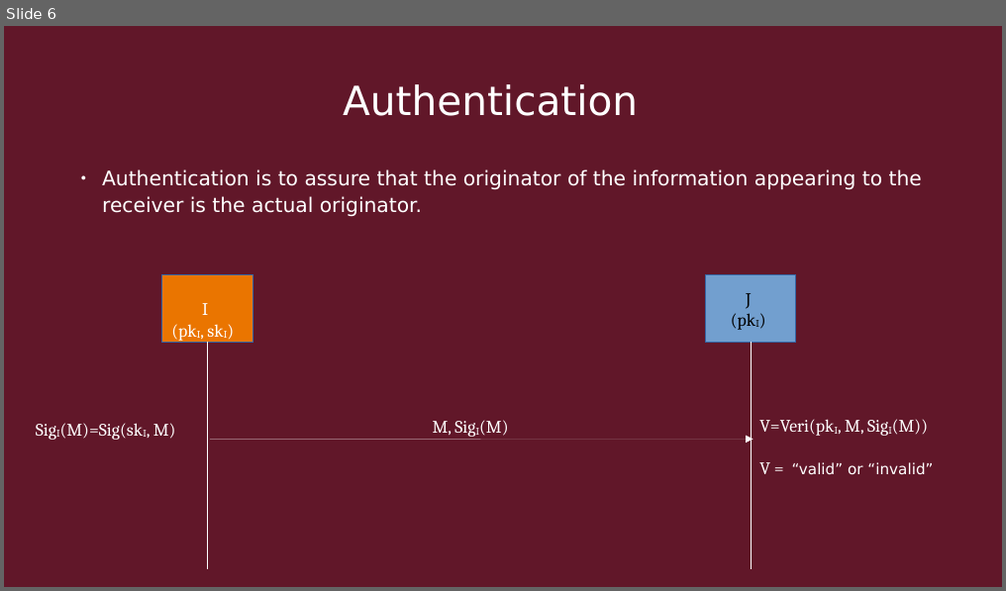
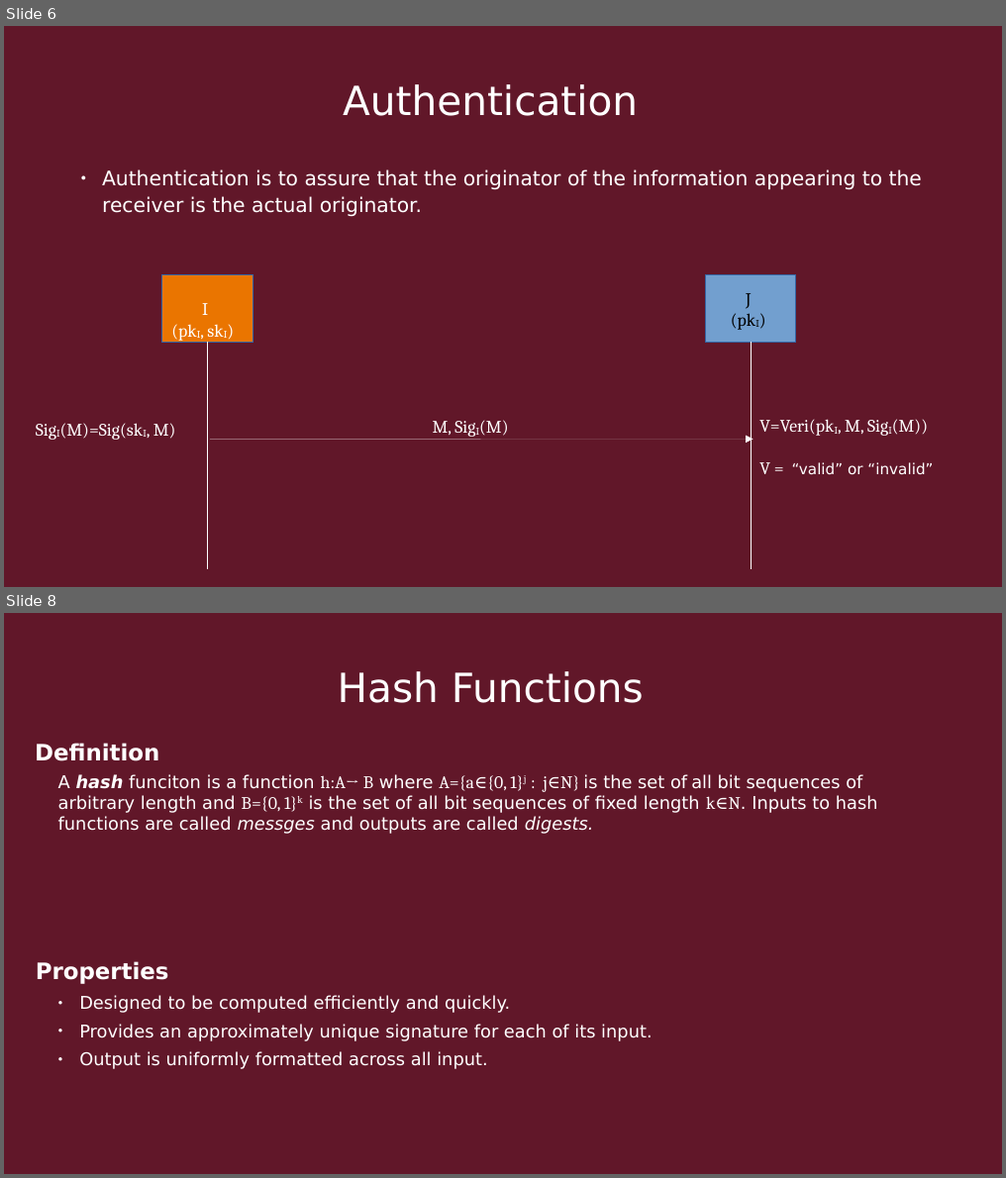
Before and after one commit to Quin-Darcy/seccom, a slide deck: presentation/cryptography_and_network_protocols.odp. Shown one above the other, each under a label of ours: slide 6 before the commit, slides 6 and 8 after it; the slides between them are not shown. The pictures are 1006x591 and 1006x1178 pixels, drawn with LibreOffice and Linux fonts; fonts in the diff are those of the drawing. Boxes give left, top, right and bottom in pixels: in the first picture for what was removed or moved away, otherwise in the second. Text is boxed around its words. In the diff, an @@ line names an element or a change of style, - is before the commit and + after.

```diff
--- a/presentation/cryptography_and_network_protocols.odp
+++ b/presentation/cryptography_and_network_protocols.odp
@@ slide 8 added at (x1=4, y1=613, x2=1002, y2=1174), background #611729 @@
@@ text added at (x1=338, y1=671, x2=644, y2=703), 32 pt, text #FFFFFF @@
+Hash Functions
@@ text added at (x1=35, y1=743, x2=159, y2=761), 18 pt, text #FFFFFF, bold @@
+Definition
@@ text added at (x1=58, y1=774, x2=878, y2=834), 14 pt, text #FFFFFF @@
+A hash funciton is a function h:A→ B where A={a∈{0, 1}j : j∈N} is the set of all bit sequences of arbitrary length and B={0, 1}k is the set of all bit sequences of fixed length k∈N. Inputs to hash functions are called messges and outputs are called digests.
@@ text added at (x1=36, y1=961, x2=169, y2=984), 18 pt, text #FFFFFF, bold @@
+Properties
@@ text added at (x1=79, y1=995, x2=651, y2=1069), 14 pt, text #FFFFFF @@
+● Designed to be computed efficiently and quickly.
+● Provides an approximately unique signature for each of its input.
+● Output is uniformly formatted across all input.
```
Also in this commit, not shown: 3 slides changed, 11 other slides added, 1 slide removed, 4 other files.
